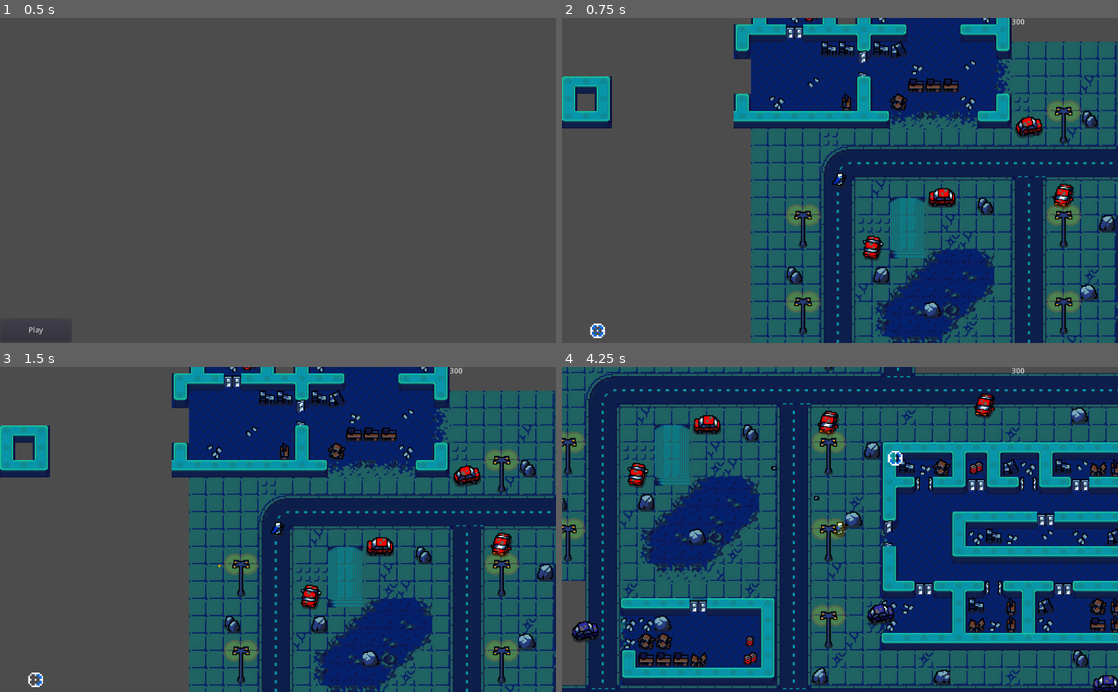
Above: before the commit, frames 1-4 (two rows, left to right).
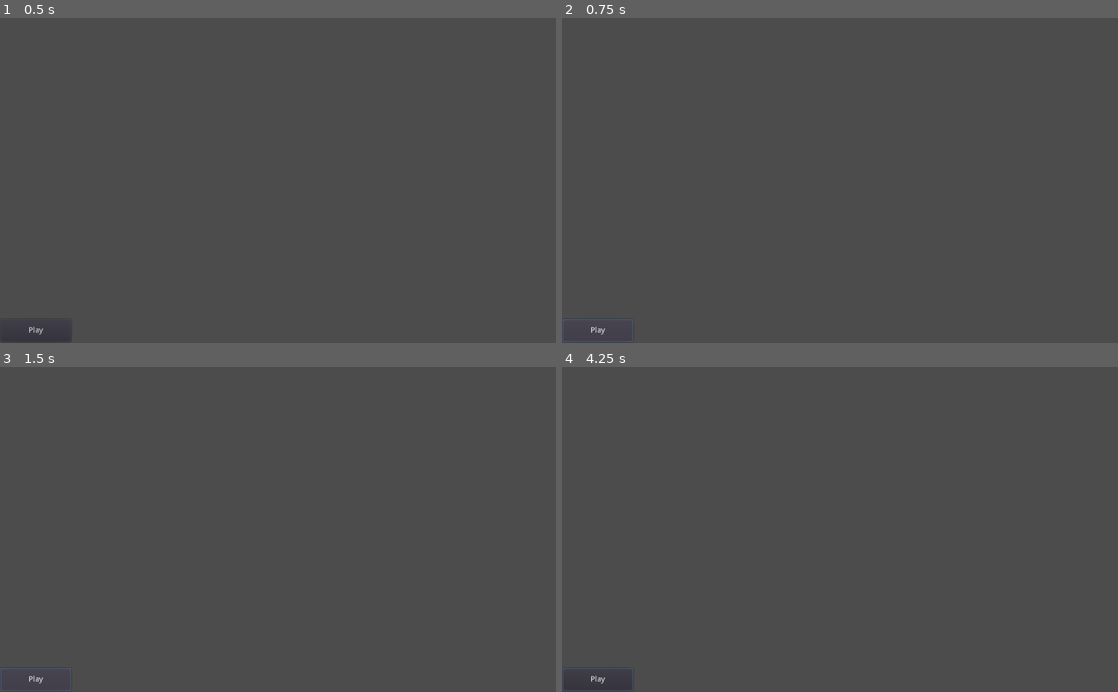
Above: after the commit, the same moments.

Repository: Blinc13/2D-Shoter
Game: Godot game, scene res://Scenes/Another/MainMenu.tscn
The game is run twice, just before and just after one commit, with the same random seed, the same clock (stepped at 60 frames per second) and the same inputs. The engine's default icon, where the game draws it, is replaced by a stand-in: a white triangle on a blue panel in a dark square.
Inputs (mouse positions are in pixels of both pictures, inside the frame that each line leads up to):
- Up to frame 1 (0.5 s): no input
- Up to frame 2 (0.75 s): click "Play" at 0.5 s
- Up to frame 3 (1.5 s): click (33, 679) at 1.25 s, where only the run after the commit has a clickable "Play"
- Up to frame 4 (4.25 s): tap Enter at 2 s; move the mouse to (962, 513) at 2.02 s; hold D (Right) 2.03-2.78 s; hold Shift (Dash) 2.03-2.78 s; move the mouse to (728, 545) at 2.77 s; hold S (Down) 2.78-3.53 s; click (728, 545) at 2.85 s; move the mouse to (895, 458) at 3.52 s; hold D (Right) from 3.53 s (still down); hold Right mouse button (Grenade) from 3.53 s (still down)

Frame 1 is identical in both runs. In frame 2, 67% of the frame differs, in the area x 0-100%, y 0-100%; in frame 3, 67%; in frame 4, 98%.

Commit message:
add btns

Diff:
--- a/Scripts/Load/MainMenu.gd
+++ b/Scripts/Load/MainMenu.gd
@@ -1,6 +1,11 @@
 extends Control
-
-func _on_Button_pressed():
+func _on_PlayBtn_pressed():
 	visible=false
 	get_tree().root.add_child(load("res://Scenes/Levels/BetaLevel.tscn").instance())
 	print(SIZE_EXPAND)
+
+func _on_SettingsBtn_pressed():
+	$TabContainer.visible = !$TabContainer.visible
+
+func _on_ExitBtn_pressed():
+	pass # Replace with function body.
